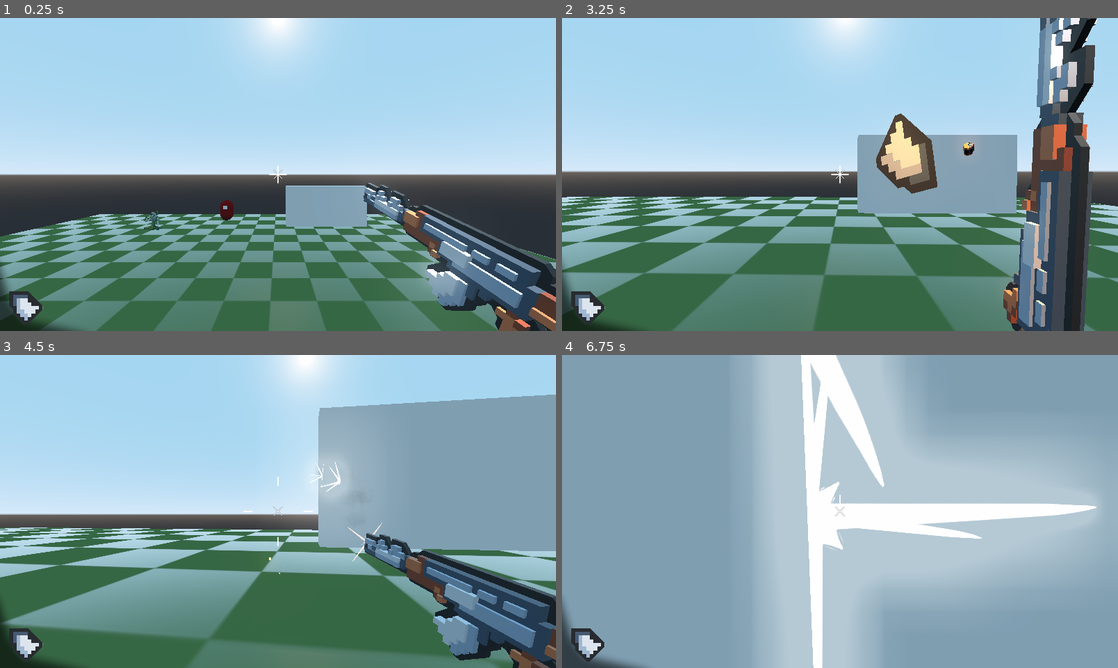
Above: before the commit, frames 1-4 (two rows, left to right).
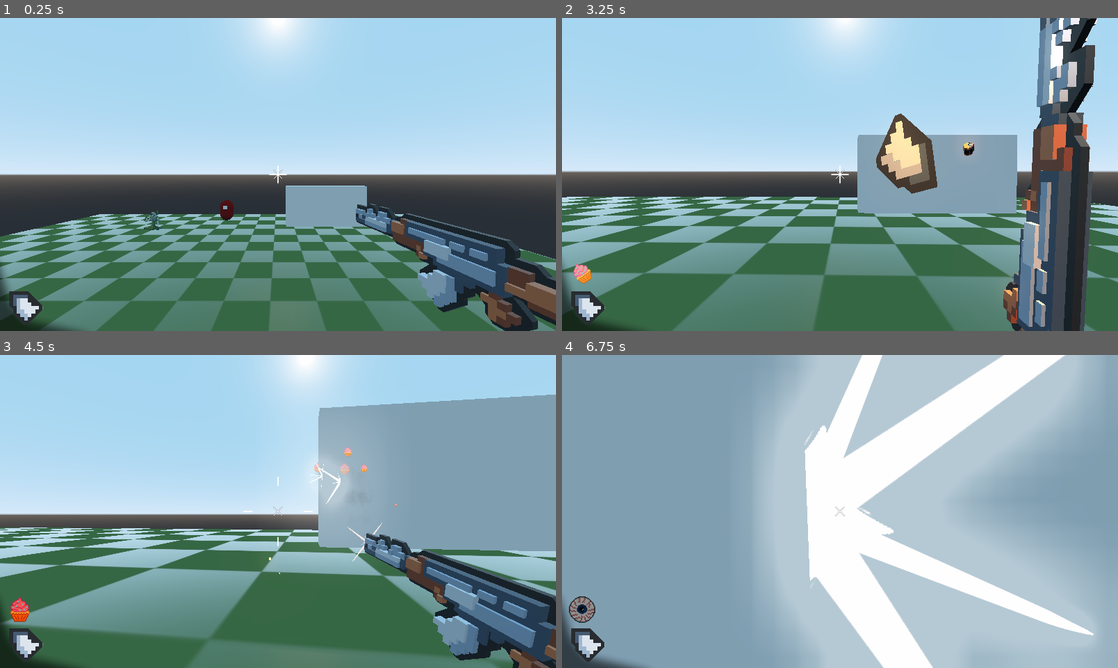
Above: after the commit, the same moments.

Repository: bramreth/WildJam31
Game: Godot game, scene res://scenes/enviornments/playground.tscn
The game is run twice, just before and just after one commit, with the same random seed, the same clock (stepped at 60 frames per second) and the same inputs.
Inputs (mouse positions are in pixels of both pictures, inside the frame that each line leads up to):
- Up to frame 1 (0.25 s): no input
- Up to frame 2 (3.25 s): move the mouse to (867, 174) at 0.52 s; press the mouse at (867, 174) at 0.53 s; hold W (move_forward) from 0.53 s (still down); tap Space (move_jump) at 0.77, 1.52, 3.02 s; move the mouse to (812, 174) at 1.27 s; release the mouse at (812, 174) at 1.28 s; click (812, 174) at 1.35 s; move the mouse to (851, 168) at 2.02 s; press the mouse at (851, 168) at 2.03 s; tap 1 (cycle_ammo) at 2.1 s; move the mouse to (834, 180) at 2.77 s; release the mouse at (834, 180) at 2.78 s; tap Shift (move_sprint) at 2.85 s; click (834, 180) at 3.05 s
- Up to frame 3 (4.5 s): keep holding W (move_forward); move the mouse to (316, 514) at 3.52 s; press the mouse at (316, 514) at 3.53 s; tap Space (move_jump) at 3.77 s; tap R (reload) at 4.15 s; move the mouse to (233, 508) at 4.27 s; release the mouse at (233, 508) at 4.28 s; click (233, 508) at 4.35 s
- Up to frame 4 (6.75 s): tap Space (move_jump) at 4.52, 6.02 s; move the mouse to (845, 511) at 5.02 s; press the mouse at (845, 511) at 5.03 s; tap 1 (cycle_ammo) at 5.1 s; move the mouse to (817, 505) at 5.77 s; release W (move_forward) at 5.78 s; release the mouse at (817, 505) at 5.78 s; hold D (move_right) 5.78-6.53 s; tap Shift (move_sprint) at 5.85 s; click (817, 505) at 6.05 s; move the mouse to (867, 511) at 6.52 s; press the mouse at (867, 511) at 6.53 s; hold W (move_forward) from 6.53 s (still down)

The runs differ from the first frame. In frame 1, 6.1% of the frame differs, in the area x 64-100%, y 52-100%; in frame 2, 0.2%; in frame 3, 0.4%; in frame 4, 39%, in the area x 1-100%, y 0-100%.

Commit message:
simple shooting items

Diff:
--- a/pickup.gd
+++ b/pickup.gd
@@ -3,6 +3,7 @@
 export (int) var damage
 export (Curve) var weapon_spread
 export (int) var max_ammo
+export (Texture) var icon
 
 func _ready():
 	assert(get_child(0), "must have child glb")
--- a/scenes/camera/camera.gd
+++ b/scenes/camera/camera.gd
@@ -57,8 +57,13 @@
 		$juicy_cam/RayCast/DebugHitDetector/spatial_pqueue.trigger()
 		var collider = $juicy_cam/RayCast.get_collider()
 		var norm = $juicy_cam/RayCast.get_collision_normal()
-		$juicy_cam/RayCast/DebugHitDetector/spatial_pqueue_cloud.look_at(norm, Vector3(0,1,0))
+		$juicy_cam/RayCast/DebugHitDetector/spatial_pqueue_cloud.get_next_particle().look_at(norm, Vector3(0,1,0))
 		$juicy_cam/RayCast/DebugHitDetector/spatial_pqueue_cloud.trigger()
+		var sprite = $juicy_cam/RayCast/DebugHitDetector/spatial_pqueue_sprite.get_next_particle()
+		sprite.look_at(norm, Vector3(0,1,0))
+		if am:
+			sprite.draw_pass_1.material.albedo_texture = am
+		$juicy_cam/RayCast/DebugHitDetector/spatial_pqueue_sprite.trigger()
 		if collider.is_in_group('enemy'):
 			$juicy_cam/CanvasLayer/CenterContainer/anchor/crosshair/AnimationPlayer.play("hit")
 			collider.damage(1)
@@ -76,3 +81,10 @@
 
 func _on_gun_update_ammo(ammo, spread):
 	$juicy_cam/CanvasLayer/gui/ammo.text = str(ammo)
+
+var am = null
+
+func _on_gun_change_ammo_type(ammo_ref):
+	am = ammo_ref.icon
+	$juicy_cam/CanvasLayer/gui/ammo_type.texture = ammo_ref.icon
+	$juicy_cam/CanvasLayer/gui/ammo_type/AnimationPlayer.play("set_ammo")
--- a/scenes/camera/camera.tscn
+++ b/scenes/camera/camera.tscn
@@ -12,6 +12,7 @@
 [ext_resource path="res://scenes/camera/PauseMenu.gd" type="Script" id=10]
 [ext_resource path="res://assets/fonts/Akira Expanded Demo.otf" type="DynamicFontData" id=11]
 [ext_resource path="res://assets/fonts/pause_menu_buttons.tres" type="DynamicFont" id=12]
+[ext_resource path="res://scenes/particles/sprite.tscn" type="PackedScene" id=13]
 
 [sub_resource type="OpenSimplexNoise" id=1]
 
@@ -302,10 +303,15 @@
 [node name="spatial_pqueue_cloud" parent="juicy_cam/RayCast/DebugHitDetector" instance=ExtResource( 7 )]
 particle = ExtResource( 9 )
 queue_count = 16
+
+[node name="spatial_pqueue_sprite" parent="juicy_cam/RayCast/DebugHitDetector" instance=ExtResource( 7 )]
+particle = ExtResource( 13 )
+queue_count = 16
 [connection signal="pressed" from="juicy_cam/CanvasLayer/PauseMenu/Continue" to="juicy_cam/CanvasLayer/PauseMenu" method="_on_Continue_pressed"]
 [connection signal="pressed" from="juicy_cam/CanvasLayer/PauseMenu/Settings" to="juicy_cam/CanvasLayer/PauseMenu" method="_on_Settings_pressed"]
 [connection signal="pressed" from="juicy_cam/CanvasLayer/PauseMenu/Reset" to="juicy_cam/CanvasLayer/PauseMenu" method="_on_Reset_pressed"]
 [connection signal="pressed" from="juicy_cam/CanvasLayer/PauseMenu/Quit" to="juicy_cam/CanvasLayer/PauseMenu" method="_on_Quit_pressed"]
+[connection signal="change_ammo_type" from="juicy_cam/gun" to="." method="_on_gun_change_ammo_type"]
 [connection signal="fired" from="juicy_cam/gun" to="." method="_on_gun_fired"]
 [connection signal="reload" from="juicy_cam/gun" to="." method="_on_gun_reload"]
 [connection signal="spread" from="juicy_cam/gun" to="." method="_on_gun_spread"]
--- /dev/null
+++ b/scenes/particles/sprite.tscn
@@ -0,0 +1,40 @@
+[gd_scene load_steps=7 format=2]
+
+[ext_resource path="res://kenshape_assets/ammo/food/pineapple/pineapple.png" type="Texture" id=1]
+
+[sub_resource type="Curve" id=1]
+_data = [ Vector2( 0, 1 ), 0.0, 0.0, 0, 0, Vector2( 1, 0.176136 ), 0.0, 0.0, 0, 0 ]
+
+[sub_resource type="CurveTexture" id=2]
+curve = SubResource( 1 )
+
+[sub_resource type="ParticlesMaterial" id=3]
+flag_align_y = true
+flag_rotate_y = true
+direction = Vector3( 0, 1, 0 )
+initial_velocity = 5.0
+angular_velocity = 2.0
+angular_velocity_random = 0.4
+scale_curve = SubResource( 2 )
+
+[sub_resource type="SpatialMaterial" id=4]
+flags_transparent = true
+flags_unshaded = true
+vertex_color_use_as_albedo = true
+params_billboard_mode = 3
+particles_anim_h_frames = 1
+particles_anim_v_frames = 1
+particles_anim_loop = false
+albedo_texture = ExtResource( 1 )
+
+[sub_resource type="QuadMesh" id=5]
+material = SubResource( 4 )
+
+[node name="sprite" type="Particles"]
+emitting = false
+amount = 1
+one_shot = true
+explosiveness = 1.0
+local_coords = false
+process_material = SubResource( 3 )
+draw_pass_1 = SubResource( 5 )
--- a/scenes/pickups/beer.tscn
+++ b/scenes/pickups/beer.tscn
@@ -1,9 +1,11 @@
-[gd_scene load_steps=3 format=2]
+[gd_scene load_steps=4 format=2]
 
 [ext_resource path="res://scenes/pickups/pickup.tscn" type="PackedScene" id=1]
 [ext_resource path="res://kenshape_assets/ammo/food/piss water/public domain beer.glb" type="PackedScene" id=2]
+[ext_resource path="res://kenshape_assets/ammo/food/piss water/public domain beer.png" type="Texture" id=3]
 
 [node name="pickup" instance=ExtResource( 1 )]
+icon = ExtResource( 3 )
 
 [node name="public domain beer" parent="." index="0" instance=ExtResource( 2 )]
 transform = Transform( 0.3, 0, 0, 0, 0.3, 0, 0, 0, 0.3, 0, 0, 0 )
--- a/scenes/pickups/cupcake.tscn
+++ b/scenes/pickups/cupcake.tscn
@@ -1,9 +1,11 @@
-[gd_scene load_steps=3 format=2]
+[gd_scene load_steps=4 format=2]
 
 [ext_resource path="res://scenes/pickups/pickup.tscn" type="PackedScene" id=1]
 [ext_resource path="res://kenshape_assets/ammo/food/cupcake/cupcake.glb" type="PackedScene" id=2]
+[ext_resource path="res://kenshape_assets/ammo/food/cupcake/cupcake.png" type="Texture" id=3]
 
 [node name="pickup" instance=ExtResource( 1 )]
+icon = ExtResource( 3 )
 
 [node name="cupcake" parent="." index="0" instance=ExtResource( 2 )]
 transform = Transform( 0.3, 0, 0, 0, 0.3, 0, 0, 0, 0.3, 0, 0, 0 )
--- a/scenes/pickups/eyeball.tscn
+++ b/scenes/pickups/eyeball.tscn
@@ -1,9 +1,11 @@
-[gd_scene load_steps=3 format=2]
+[gd_scene load_steps=4 format=2]
 
 [ext_resource path="res://scenes/pickups/pickup.tscn" type="PackedScene" id=1]
 [ext_resource path="res://kenshape_assets/ammo/misc/eye/eye.glb" type="PackedScene" id=2]
+[ext_resource path="res://kenshape_assets/ammo/misc/eye/eye.png" type="Texture" id=3]
 
 [node name="pickup" instance=ExtResource( 1 )]
+icon = ExtResource( 3 )
 
 [node name="eye" parent="." index="0" instance=ExtResource( 2 )]
 transform = Transform( 0.3, 0, 0, 0, 0.3, 0, 0, 0, 0.3, 0, 0, 0 )
--- a/scenes/pickups/pineapple.tscn
+++ b/scenes/pickups/pineapple.tscn
@@ -1,9 +1,11 @@
-[gd_scene load_steps=3 format=2]
+[gd_scene load_steps=4 format=2]
 
 [ext_resource path="res://scenes/pickups/pickup.tscn" type="PackedScene" id=1]
 [ext_resource path="res://kenshape_assets/ammo/food/pineapple/pineapple.glb" type="PackedScene" id=2]
+[ext_resource path="res://kenshape_assets/ammo/food/pineapple/pineapple.png" type="Texture" id=3]
 
 [node name="pickup" instance=ExtResource( 1 )]
+icon = ExtResource( 3 )
 
 [node name="pineapple" parent="." index="0" instance=ExtResource( 2 )]
 transform = Transform( 0.3, 0, 0, 0, 0.3, 0, 0, 0, 0.3, 0, 0, 0 )
--- a/scenes/pickups/pizza.tscn
+++ b/scenes/pickups/pizza.tscn
@@ -1,9 +1,11 @@
-[gd_scene load_steps=3 format=2]
+[gd_scene load_steps=4 format=2]
 
 [ext_resource path="res://scenes/pickups/pickup.tscn" type="PackedScene" id=1]
 [ext_resource path="res://kenshape_assets/ammo/food/pizza/pizza.glb" type="PackedScene" id=2]
+[ext_resource path="res://kenshape_assets/ammo/food/pizza/pizza.png" type="Texture" id=3]
 
 [node name="pickup" instance=ExtResource( 1 )]
+icon = ExtResource( 3 )
 
 [node name="pizza" parent="." index="0" instance=ExtResource( 2 )]
 transform = Transform( 0.3, 0, 0, 0, 0.3, 0, 0, 0, 0.3, 0, 0, 0 )
--- a/scenes/pickups/strawb_milk.tscn
+++ b/scenes/pickups/strawb_milk.tscn
@@ -1,9 +1,11 @@
-[gd_scene load_steps=3 format=2]
+[gd_scene load_steps=4 format=2]
 
 [ext_resource path="res://scenes/pickups/pickup.tscn" type="PackedScene" id=1]
 [ext_resource path="res://kenshape_assets/ammo/food/milk/milk.glb" type="PackedScene" id=2]
+[ext_resource path="res://kenshape_assets/ammo/food/milk/strawberry milk.png" type="Texture" id=3]
 
 [node name="pickup" instance=ExtResource( 1 )]
+icon = ExtResource( 3 )
 
 [node name="milk" parent="." index="0" instance=ExtResource( 2 )]
 transform = Transform( 0.3, 0, 0, 0, 0.3, 0, 0, 0, 0.3, 0, 0, 0 )
--- a/scenes/prefabs/ak47/ak47.tscn
+++ b/scenes/prefabs/ak47/ak47.tscn
@@ -486,7 +486,7 @@
 "anims/reload (copy) (copy)" = SubResource( 4 )
 
 [node name="ak47" type="Spatial" parent="."]
-transform = Transform( 0.965926, -0.258819, 0, 0.258819, 0.965926, 0, 0, 0, 1, -7, 0, 0 )
+transform = Transform( 1, 0, 0, 0, 1, 0, 0, 0, 1, 1, 1, 1 )
 
 [node name="ak_back" parent="ak47" instance=ExtResource( 6 )]
 
@@ -528,7 +528,7 @@
 light_energy = 5.0
 light_indirect_energy = 5.0
 light_specular = 0.0
-omni_range = 11.0
+omni_range = 0.0
 omni_attenuation = 0.707104
 
 [node name="OmniLight2" type="OmniLight" parent="ak47"]
@@ -536,6 +536,6 @@
 light_energy = 10.0
 light_indirect_energy = 10.0
 light_specular = 0.0
-omni_range = 4.0
+omni_range = 0.0
 omni_attenuation = 0.707104
 [connection signal="timeout" from="ak47/clip/view_timeout" to="." method="_on_view_timeout_timeout"]
--- a/scenes/prefabs/ak47/gun_test.gd
+++ b/scenes/prefabs/ak47/gun_test.gd
@@ -8,10 +8,13 @@
 var ammo = 30
 var max_ammo = 30
 
+var selected_ammo
+
 signal spread(amount)
 signal fired()
 signal update_ammo(ammo, spread)
 signal reload()
+signal change_ammo_type(ammo_ref)
 
 var out = false
 
@@ -56,6 +59,14 @@
 	$AnimationPlayer.play_backwards("reload (copy)")
 	$ak47/clip/animclip/AnimationPlayer.play_backwards("show")
 	out = false
+	#TODO get the current ammo type
+	load_ammo_data()
+	spread = clamp(spread - 0.2, 0, 1)
+	reset_ammo()
+
+func load_ammo_data():
+	selected_ammo = $ak47/clip/animclip.get_ammo_data()
+	emit_signal("change_ammo_type", selected_ammo)
 
 func drain_ammo():
 	ammo = clamp(ammo -1, 0, max_ammo)
--- a/scenes/prefabs/clip.gd
+++ b/scenes/prefabs/clip.gd
@@ -33,3 +33,6 @@
 func tuck_ammo():
 	$ammo_container.visible = false
 	$AnimationPlayer.seek(0, true)
+
+func get_ammo_data():
+	return $ammo_container.get_child(ammo_index)
--- a/scenes/prefabs/hud.tscn
+++ b/scenes/prefabs/hud.tscn
@@ -1,10 +1,10 @@
-[gd_scene load_steps=8 format=2]
+[gd_scene load_steps=10 format=2]
 
 [ext_resource path="res://kenshape_assets/clipflat.png" type="Texture" id=1]
 [ext_resource path="res://godot_tools/CommonAssets/font/Overlock/Overlock-Black.ttf" type="DynamicFontData" id=2]
 [ext_resource path="res://kenshape_assets/corner.png" type="Texture" id=3]
 [ext_resource path="res://assets/images/bullet.png" type="Texture" id=4]
-
+[ext_resource path="res://kenshape_assets/ammo/food/cupcake/cupcake.png" type="Texture" id=5]
 
 [sub_resource type="Animation" id=1]
 resource_name = "reload"
@@ -62,6 +62,34 @@
 [sub_resource type="DynamicFont" id=3]
 size = 48
 font_data = ExtResource( 2 )
+
+[sub_resource type="Animation" id=4]
+resource_name = "set_ammo"
+length = 0.3
+tracks/0/type = "value"
+tracks/0/path = NodePath(".:scale")
+tracks/0/interp = 1
+tracks/0/loop_wrap = true
+tracks/0/imported = false
+tracks/0/enabled = true
+tracks/0/keys = {
+"times": PoolRealArray( 0, 0.3 ),
+"transitions": PoolRealArray( 0.5, 0.5 ),
+"update": 0,
+"values": [ Vector2( 0, 0 ), Vector2( 3, 3 ) ]
+}
+tracks/1/type = "value"
+tracks/1/path = NodePath(".:rotation_degrees")
+tracks/1/interp = 1
+tracks/1/loop_wrap = true
+tracks/1/imported = false
+tracks/1/enabled = true
+tracks/1/keys = {
+"times": PoolRealArray( 0, 0.3 ),
+"transitions": PoolRealArray( 0.5, 0.5 ),
+"update": 0,
+"values": [ -230.0, 0.0 ]
+}
 
 [node name="gui" type="Control"]
 anchor_right = 1.0
@@ -123,3 +151,15 @@
 __meta__ = {
 "_edit_use_anchors_": false
 }
+
+[node name="ammo_type" type="Sprite" parent="."]
+position = Vector2( 69.3354, 878.327 )
+rotation = -4.01426
+scale = Vector2( 1e-05, 1e-05 )
+texture = ExtResource( 5 )
+__meta__ = {
+"_editor_description_": "w"
+}
+
+[node name="AnimationPlayer" type="AnimationPlayer" parent="ammo_type"]
+anims/set_ammo = SubResource( 4 )
Not shown: 1 places in scenes/camera/camera.tscn that only renumber resources
